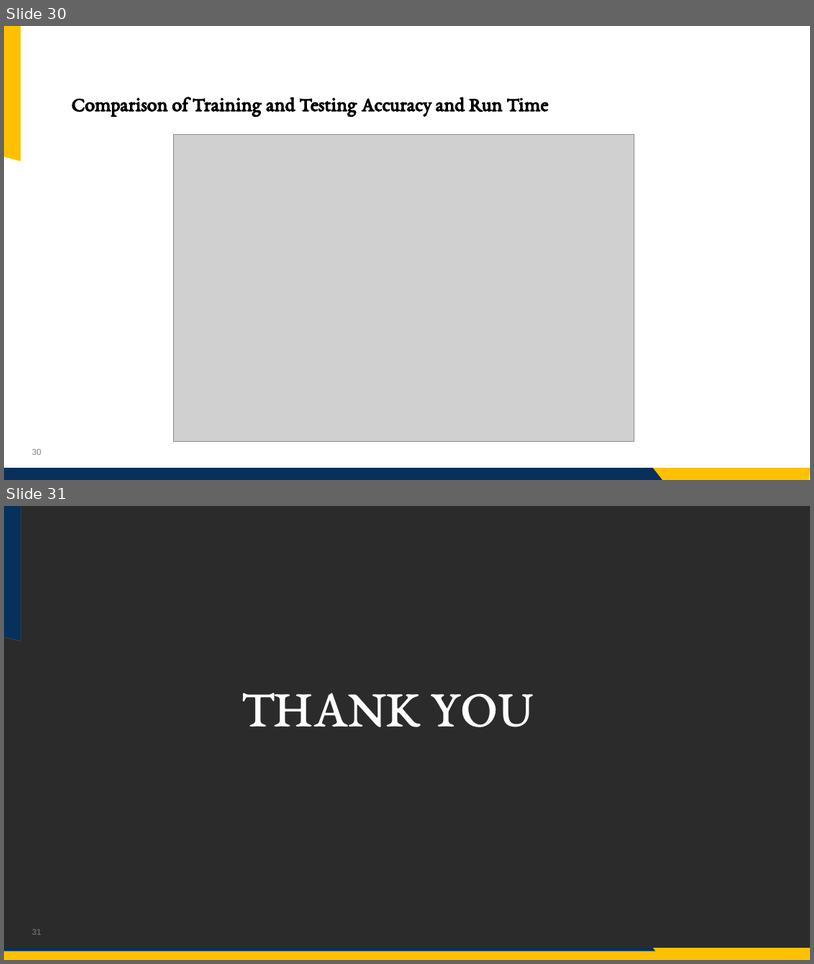
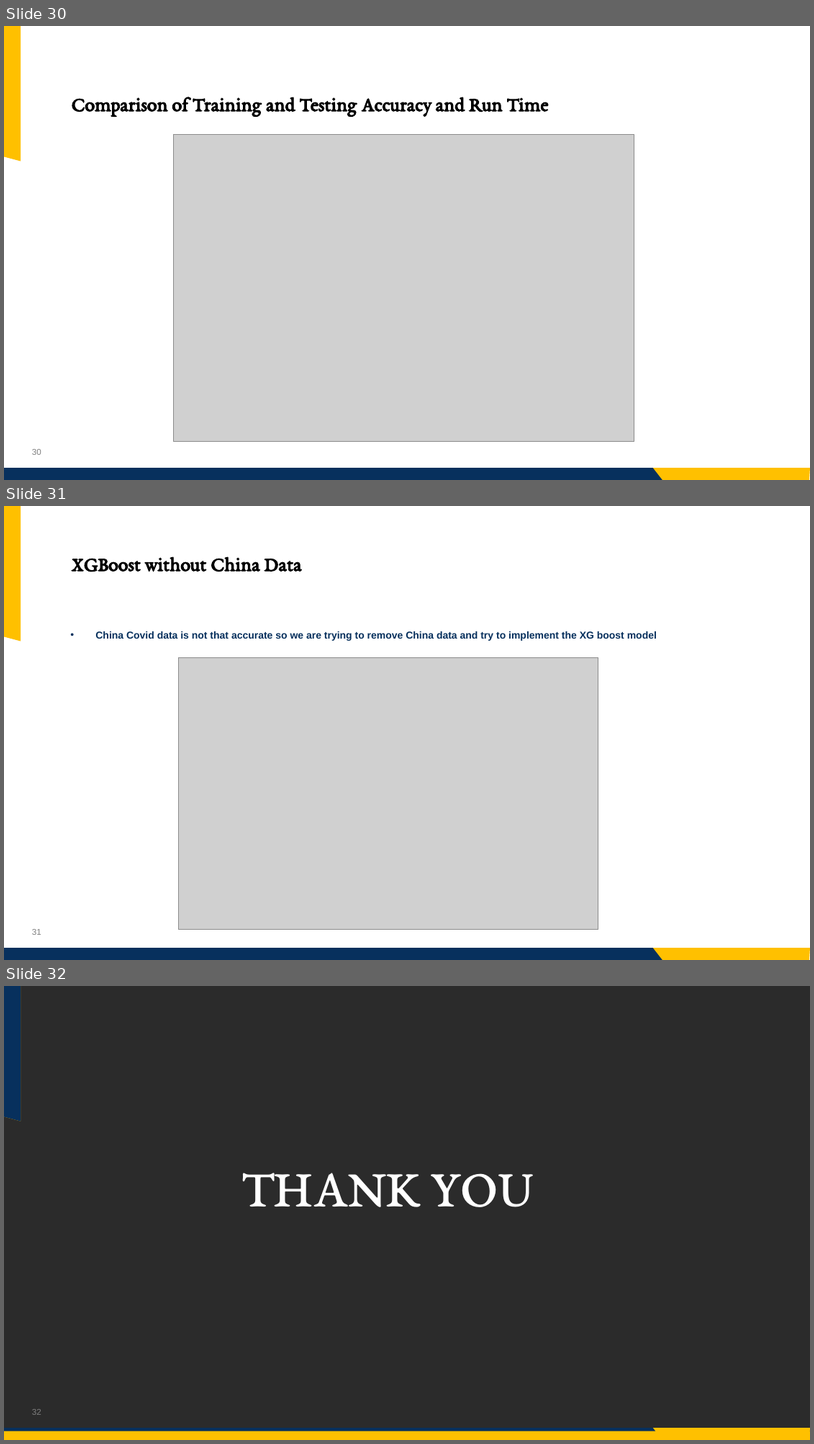
Before and after one commit to jashwanth08/SpringCapstone2023, a slide deck: presentataions/Presentation.pptx. Shown one above the other, each under a label of ours: slides 30 and 31 before the commit, slides 30, 31 and 32 after it. The pictures are 814x964 and 814x1444 pixels, drawn with LibreOffice and Linux fonts; fonts in the diff are those of the drawing; grey boxes stand for pictures; background and template pictures are left out; a plain dark background stands for a picture behind light text. Boxes give left, top, right and bottom in pixels: in the first picture for what was removed or moved away, otherwise in the second. Text is boxed around its words. In the diff, an @@ line names an element or a change of style, - is before the commit and + after.

Commit message:
added a new slide at the end for removing china data in XGBoost

```diff
--- a/presentataions/Presentation.pptx
+++ b/presentataions/Presentation.pptx
@@ slide 31 added at (4, 506, 810, 960), background picture (left out); not listed: 4 template elements that a slide beside it also shows @@
@@ text added at (72, 556, 302, 572), 24 pt, text #000000, bold @@
+XGBoost without China Data
@@ text added at (95, 631, 657, 641), 12 pt, text #07305D, bold @@
+• China Covid data is not that accurate so we are trying to remove China data and try to implement the XG boost model
@@ picture added at (179, 657, 599, 929) @@
@@ what was slide 31 is now slide 32 @@
@@ page number at (32, 1409, 41, 1414): text changed @@
-31
+32
```
